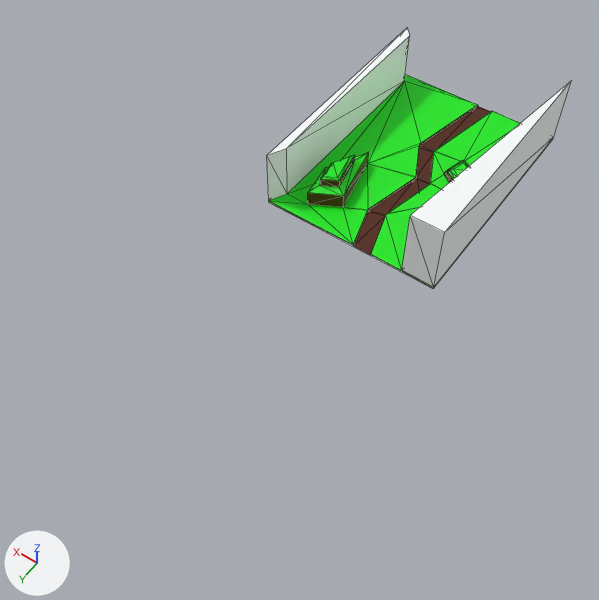
The OBJ model 3DLv3_2023_vs2019/Project/BaseProject/BaseProject/res/Field/GameStage(1).obj, before and after one commit.
The view is the same before and after, from a camera (50 mm lens) standing at (-410.0, 1103.0, 918.0) and looking at (10.0, 515.0, -7.0). The lights are fixed; the arrows at lower left show +X, +Y and +Z. Mesh edges are drawn as thin lines. Where no turn or scale is listed for an object, it has been applied to the vertices.

Script lines for the objects in view, before the commit:
```python
me_cube = bpy.data.meshes.new('Cube')
me_cube.from_pydata(...)  # 153 vertices, 224 faces, 32 loose edges; spans x -138.0..156.0, y 0.0..393.0, z 0.0..117.0
# faces by material slot: [12, 71, 19, 122]
me_cube.materials.append(mat_material_002)  # its picture is missing
me_cube.materials.append(mat_material_003)  # green #0fe713
me_cube.materials.append(mat_material_006)  # white #fcffff
me_cube.materials.append(mat_material_007)  # brown #521f00
ob_cube = bpy.data.objects.new('Cube', me_cube)
ob_cube.location = (0.0, 0.0, 0.0)
```
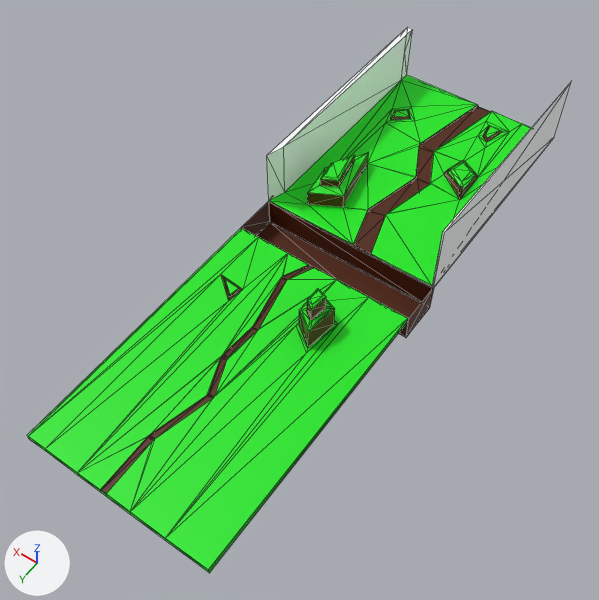
The newer file is also turned or shifted as a whole; pictures and numbers use the older file's frame.

Pixel boxes (x1, y1, x2, y2) of what changed, in the pictures (599 x 600 px):
'Cube.001', added (green): after (27, 228, 408, 573)
    faces in mat_material_003 (green #0fe713): (27, 228, 408, 573)
    faces in mat_material_007 (brown #521f00): (101, 265, 335, 493)
'Cube', reshaped: before (267, 28, 571, 289); after (267, 27, 572, 289)
'Plane', added (brown): after (269, 201, 433, 302)
'Plane.001', added (brown): after (257, 222, 430, 338)
'Plane.004', added (brown): after (241, 201, 270, 235)
'Plane.005', added: after (406, 289, 433, 337)
'Plane.002', added: after (242, 228, 409, 337)

What changed in the scene script:
```text
Change me_cube:
    used by ob_cube; location = (0.0, 0.0, 0.0)
    remove me_cube.from_pydata(...)  # 153 vertices, 224 faces, 32 loose edges; spans x -138.0..156.0, y 0.0..393.0, z 0.0..117.0
    add me_cube.from_pydata(...)  # 191 vertices, 300 faces, 32 loose edges; spans x -139.0..156.0, y 0.0..393.0, z 0.0..117.0
    me_cube part 1
    1 vertex is removed from x 139.0, y 18.0, z 4.0
    12 faces are deleted
    3 vertices in x 139.0..142.0, y 18.0..362.0, z 4.0..96.0 move by (5.0, 0.0, 0.0)
    4 vertices move from x -138.0..-83.0, y 1.0..393.0, z 4.0..117.0 to x -139.0..-133.0, y 1.0..392.0, z 3.0..117.0
    39 vertices are added at x -73.0..154.0, y 0.0..131.0, z 4.0..96.0
    2 new faces join them, mat_material_002 (its picture is missing)
    56 new faces join them, mat_material_003 (green #0fe713)
    14 new faces join them, mat_material_006 (white #fcffff)
    16 new faces join them, mat_material_007 (brown #521f00)
Add me_plane_005:
    me_plane_005.from_pydata([(-162.2, 300.8, -45.4), (-162.2, 369.4, -45.4), (-162.2, 300.8, 0.8), (-162.2, 369.4, 0.8)], [], [(1, 2, 0), (1, 3, 2)])
    me_plane_005.materials.append(mat_material_007)  # brown #521f00
Add me_plane_004:
    me_plane_004.from_pydata([(129.9, 369.4, -45.4), (129.4, 300.8, -45.4), (129.9, 369.4, 1.2), (129.4, 300.8, 1.2)], [], [(1, 2, 0), (1, 3, 2)])
    me_plane_004.materials.append(mat_material_007)  # brown #521f00
Add me_plane_002:
    me_plane_002.from_pydata([(-162.0, 368.0, -45.0), (129.0, 368.0, -45.0), (-162.0, 369.0, 1.0), (129.0, 369.0, 1.0), (5.0, 369.0, 1.0), (-4.0, 369.0, 1.0), (4.0, 369.0, 0.0), (-4.0, 369.0, 0.0)], [], [(1, 2, 0), (1, 7, 2), (1, 3, 4), (1, 4, 6), (7, 5, 2), (1, 6, 7)])
    me_plane_002.materials.append(mat_material_007)  # brown #521f00
Add me_plane_001:
    me_plane_001.from_pydata([(-163.0, 302.0, -45.0), (128.0, 302.0, -45.0), (-163.0, 369.0, -45.0), (129.0, 369.0, -45.0)], [], [(1, 2, 0), (1, 3, 2)])
    me_plane_001.materials.append(mat_material_007)  # brown #521f00
Add me_plane:
    me_plane.from_pydata([(-162.0, 301.0, 2.0), (129.0, 301.0, 2.0), (-162.0, 301.0, -45.0), (129.0, 301.0, -45.0)], [], [(1, 2, 0), (1, 3, 2)])
    me_plane.materials.append(mat_material_007)  # brown #521f00
Add me_cube_001:
    me_cube_001.from_pydata(...)  # 179 vertices, 347 faces; spans x -161.0..130.0, y 370.0..800.0, z -8.0..64.0
    # faces by material slot: [188, 159]
    me_cube_001.materials.append(mat_material_003)  # green #0fe713
    me_cube_001.materials.append(mat_material_007)  # brown #521f00
Add ob_plane_005:
    ob_plane_005 = bpy.data.objects.new('Plane.005', me_plane_005)
    ob_plane_005.location = (27.0, 91.0, 2.0)
Add ob_plane_004:
    ob_plane_004 = bpy.data.objects.new('Plane.004', me_plane_004)
    ob_plane_004.location = (27.0, 91.0, 2.0)
Add ob_plane_002:
    ob_plane_002 = bpy.data.objects.new('Plane.002', me_plane_002)
    ob_plane_002.location = (27.0, 91.0, 2.0)
Add ob_plane_001:
    ob_plane_001 = bpy.data.objects.new('Plane.001', me_plane_001)
    ob_plane_001.location = (27.0, 91.0, 2.0)
Add ob_plane:
    ob_plane = bpy.data.objects.new('Plane', me_plane)
    ob_plane.location = (27.0, 91.0, 2.0)
Add ob_cube_001:
    ob_cube_001 = bpy.data.objects.new('Cube.001', me_cube_001)
    ob_cube_001.location = (27.0, 91.0, 2.0)
```
